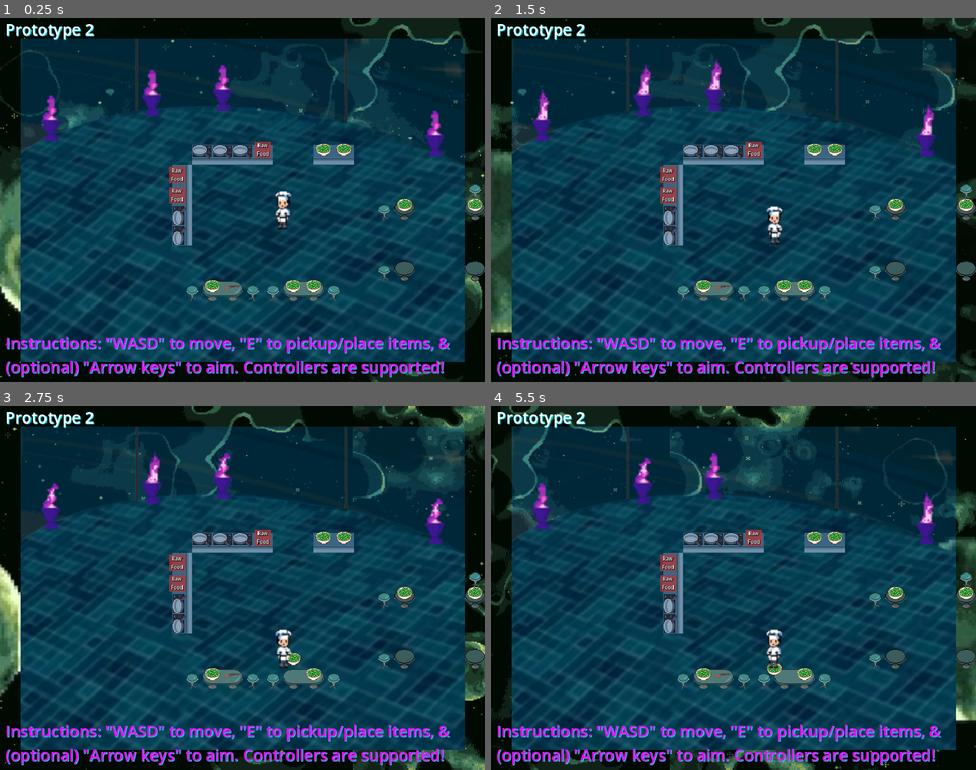
Above: before the commit, frames 1-4 (two rows, left to right).
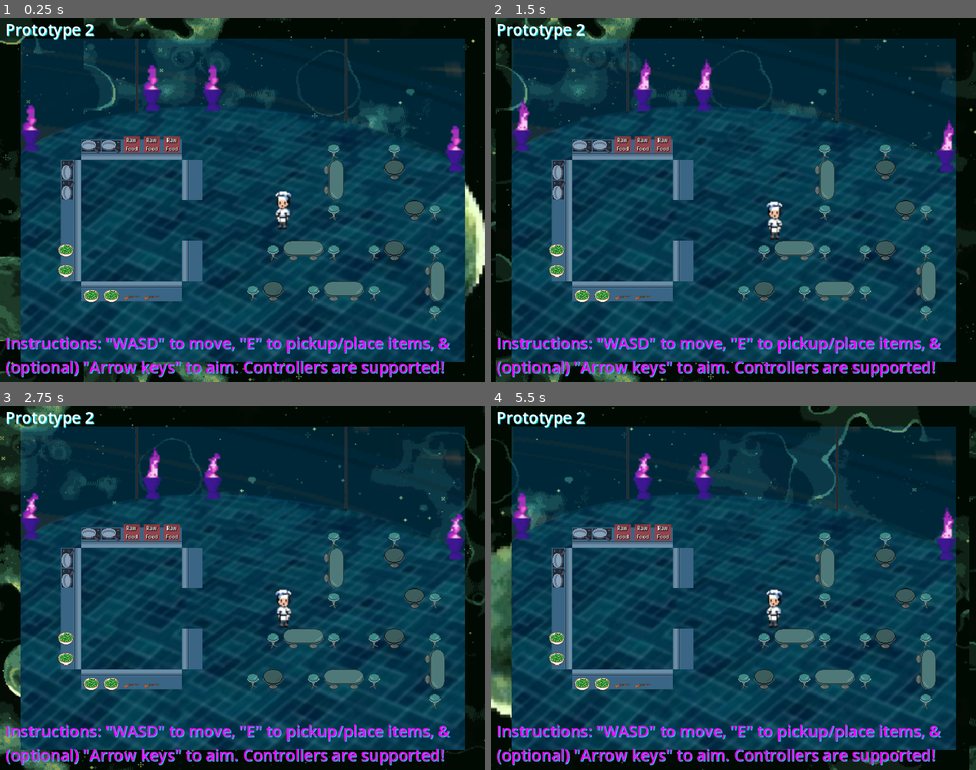
Above: after the commit, the same moments.

Repository: Alexander-Worley/Outer-Plates
Game: Godot game, scene res://Scenes/Restaurant/restaurant.tscn
Two runs of this game, one before a commit and one after it. Both use one fixed random seed, a clock stepped at 60 frames per second and the inputs below. This scene is started directly instead of the project's main scene.
Inputs:
- Up to frame 1 (0.25 s): no input
- Up to frame 2 (1.5 s): hold Right (face_right) 0.53-1.28 s; hold E (pickup) 0.53-1.28 s; hold S (down) from 1.28 s (still down); tap E (pickup) at 1.35 s
- Up to frame 3 (2.75 s): release S (down) at 2.03 s; hold Right (face_right) from 2.03 s (still down); hold E (pickup) from 2.03 s (still down)
- Up to frame 4 (5.5 s): release Right (face_right) at 2.78 s; release E (pickup) at 2.78 s; hold Up (face_up) 2.78-3.53 s; tap E (pickup) at 2.85, 4.35 s; hold E (pickup) 3.53-4.28 s; hold Left (face_left) 3.53-5.03 s; hold S (down) from 5.03 s (still down); hold E (pickup) from 5.03 s (still down)

The runs differ from the first frame. In frame 1, 20% of the frame differs, in the area x 0-100%, y 0-100%; in frame 2, 20%; in frame 3, 21%; in frame 4, 21%.

Commit message:
Reorganized Main Restaurant

Diff:
--- a/DevScenes/Alexander/Alexander.tscn
+++ b/DevScenes/Alexander/Alexander.tscn
@@ -7,7 +7,7 @@
 [node name="Alexander" type="Node2D"]
 
 [node name="Background" parent="." instance=ExtResource("1_1fft2")]
-scroll_offset = Vector2(-40992, 0)
+scroll_offset = Vector2(-41209.2, 0)
 Planet = "Green Planet"
 
 [node name="Alexander" type="Label" parent="Background"]
--- a/DevScenes/DevMenu.tscn
+++ b/DevScenes/DevMenu.tscn
@@ -32,8 +32,8 @@
 script = SubResource("GDScript_meghy")
 
 [node name="BG" type="ColorRect" parent="."]
-offset_right = 1152.0
-offset_bottom = 648.0
+offset_right = 768.0
+offset_bottom = 576.0
 color = Color(1, 1, 1, 0.498039)
 
 [node name="Main Menu" type="Button" parent="BG"]
@@ -47,70 +47,60 @@
 
 [node name="Main Restaurant" type="Button" parent="BG"]
 layout_mode = 0
-offset_left = 256.0
-offset_top = 64.0
-offset_right = 393.0
-offset_bottom = 95.0
+offset_left = 64.0
+offset_top = 128.0
+offset_right = 275.0
+offset_bottom = 171.0
 theme_override_font_sizes/font_size = 25
 text = "Main Restaurant"
 
-[node name="Prototype 1" type="Button" parent="BG"]
+[node name="Alexander" type="Button" parent="BG"]
 layout_mode = 0
 offset_left = 512.0
 offset_top = 64.0
-offset_right = 660.0
+offset_right = 649.0
 offset_bottom = 107.0
-theme_override_font_sizes/font_size = 25
-text = "Prototype 1"
-
-[node name="Alexander" type="Button" parent="BG"]
-layout_mode = 0
-offset_left = 64.0
-offset_top = 192.0
-offset_right = 201.0
-offset_bottom = 223.0
 theme_override_font_sizes/font_size = 25
 text = "Alexander"
 
 [node name="Andreea" type="Button" parent="BG"]
 layout_mode = 0
-offset_left = 256.0
-offset_top = 192.0
-offset_right = 393.0
-offset_bottom = 223.0
+offset_left = 512.0
+offset_top = 128.0
+offset_right = 649.0
+offset_bottom = 171.0
 theme_override_font_sizes/font_size = 25
 text = "Andreea"
 
 [node name="Caitlin" type="Button" parent="BG"]
 layout_mode = 0
-offset_left = 448.0
+offset_left = 512.0
 offset_top = 192.0
-offset_right = 585.0
-offset_bottom = 223.0
+offset_right = 649.0
+offset_bottom = 235.0
 theme_override_font_sizes/font_size = 25
 text = "Caitlin"
 
 [node name="Logan" type="Button" parent="BG"]
 layout_mode = 0
-offset_left = 640.0
-offset_top = 192.0
-offset_right = 777.0
-offset_bottom = 223.0
+offset_left = 512.0
+offset_top = 256.0
+offset_right = 649.0
+offset_bottom = 299.0
 theme_override_font_sizes/font_size = 25
 text = "Logan"
 
 [node name="Matthew" type="Button" parent="BG"]
 layout_mode = 0
-offset_left = 832.0
-offset_top = 192.0
-offset_right = 969.0
-offset_bottom = 223.0
+offset_left = 512.0
+offset_top = 320.0
+offset_right = 649.0
+offset_bottom = 363.0
 theme_override_font_sizes/font_size = 25
 text = "Matthew"
 
 [connection signal="pressed" from="BG/Main Menu" to="." method="_on_main_menu_pressed"]
 [connection signal="pressed" from="BG/Main Restaurant" to="." method="_on_main_restaurant_pressed"]
-[connection signal="pressed" from="BG/Prototype 1" to="." method="_on_prototype_1_pressed"]
 [connection signal="pressed" from="BG/Alexander" to="." method="_on_alexander_pressed"]
 [connection signal="pressed" from="BG/Andreea" to="." method="_on_andreea_pressed"]
 [connection signal="pressed" from="BG/Caitlin" to="." method="_on_caitlin_pressed"]
--- a/Scenes/Restaurant/PlainSurface/plainSurface.gd
+++ b/Scenes/Restaurant/PlainSurface/plainSurface.gd
@@ -51,8 +51,9 @@
 	for i: int in originalHoldables.size():
 		# If this errors, you spawned too many holdables on one surface!
 		originalHoldables[i].position = centersOfSurface[i][0]
+		originalHoldables[i].rotation = 0
+		holdablesOnSurface[i] = originalHoldables[i]
 		centersOfSurface[i][1] = true
-		holdablesOnSurface[i] = originalHoldables[i]
 
 # Given a holdable, set it on the surface
 # Return true if successful and false if not successful
--- a/Scenes/Restaurant/restaurant.tscn
+++ b/Scenes/Restaurant/restaurant.tscn
@@ -17,7 +17,7 @@
 [node name="Environment" type="Node2D" parent="."]
 
 [node name="Background" parent="Environment" instance=ExtResource("1_t7iru")]
-scroll_offset = Vector2(-1470.65, 0)
+scroll_offset = Vector2(-201443, 0)
 Planet = "Green Planet"
 
 [node name="Prototype 2" type="Label" parent="Environment/Background"]
@@ -45,130 +45,106 @@
 [node name="Decor" type="Node2D" parent="Environment/Ambiance"]
 
 [node name="LavaLamp" parent="Environment/Ambiance/Decor" instance=ExtResource("10_f2two")]
-position = Vector2(80, 192)
+position = Vector2(48, 208)
 
 [node name="LavaLamp2" parent="Environment/Ambiance/Decor" instance=ExtResource("10_f2two")]
-position = Vector2(240, 152)
+position = Vector2(240, 144)
 
 [node name="LavaLamp3" parent="Environment/Ambiance/Decor" instance=ExtResource("10_f2two")]
-position = Vector2(352, 144)
+position = Vector2(336, 144)
 
 [node name="LavaLamp4" parent="Environment/Ambiance/Decor" instance=ExtResource("10_f2two")]
-position = Vector2(688, 216)
+position = Vector2(720, 240)
 
 [node name="Chairs" type="Node2D" parent="Environment/Ambiance"]
 
 [node name="Chair" type="Sprite2D" parent="Environment/Ambiance/Chairs"]
-position = Vector2(304, 432)
+position = Vector2(432, 368)
 texture = ExtResource("4_uo0mj")
 
 [node name="Chair2" type="Sprite2D" parent="Environment/Ambiance/Chairs"]
+position = Vector2(496, 432)
+texture = ExtResource("4_uo0mj")
+
+[node name="Chair3" type="Sprite2D" parent="Environment/Ambiance/Chairs"]
+position = Vector2(400, 432)
+texture = ExtResource("4_uo0mj")
+
+[node name="Chair4" type="Sprite2D" parent="Environment/Ambiance/Chairs"]
+position = Vector2(592, 368)
+texture = ExtResource("4_uo0mj")
+
+[node name="Chair5" type="Sprite2D" parent="Environment/Ambiance/Chairs"]
+position = Vector2(624, 208)
+texture = ExtResource("4_uo0mj")
+
+[node name="Chair6" type="Sprite2D" parent="Environment/Ambiance/Chairs"]
+position = Vector2(528, 208)
+texture = ExtResource("4_uo0mj")
+
+[node name="Chair9" type="Sprite2D" parent="Environment/Ambiance/Chairs"]
+position = Vector2(688, 368)
+texture = ExtResource("4_uo0mj")
+
+[node name="Chair7" type="Sprite2D" parent="Environment/Ambiance/Chairs"]
+position = Vector2(528, 304)
+texture = ExtResource("4_uo0mj")
+flip_h = true
+
+[node name="Chair8" type="Sprite2D" parent="Environment/Ambiance/Chairs"]
+position = Vector2(688, 464)
+texture = ExtResource("4_uo0mj")
+flip_h = true
+
+[node name="Chair10" type="Sprite2D" parent="Environment/Ambiance/Chairs"]
+position = Vector2(688, 304)
+texture = ExtResource("4_uo0mj")
+flip_h = true
+
+[node name="Chair11" type="Sprite2D" parent="Environment/Ambiance/Chairs"]
+position = Vector2(592, 432)
+texture = ExtResource("4_uo0mj")
+flip_h = true
+
+[node name="Chair12" type="Sprite2D" parent="Environment/Ambiance/Chairs"]
+position = Vector2(528, 368)
+texture = ExtResource("4_uo0mj")
+flip_h = true
+
+[node name="Surfaces" type="Node2D" parent="."]
+
+[node name="Tables" type="Node2D" parent="Surfaces"]
+
+[node name="Table" parent="Surfaces/Tables" instance=ExtResource("4_jgfwf")]
+position = Vector2(624, 368)
+
+[node name="Table2" parent="Surfaces/Tables" instance=ExtResource("4_jgfwf")]
 position = Vector2(432, 432)
-texture = ExtResource("4_uo0mj")
-
-[node name="Chair3" type="Sprite2D" parent="Environment/Ambiance/Chairs"]
-position = Vector2(608, 400)
-texture = ExtResource("4_uo0mj")
-
-[node name="Chair4" type="Sprite2D" parent="Environment/Ambiance/Chairs"]
-position = Vector2(608, 304)
-texture = ExtResource("4_uo0mj")
-
-[node name="Chair5" type="Sprite2D" parent="Environment/Ambiance/Chairs"]
-position = Vector2(752, 272)
-texture = ExtResource("4_uo0mj")
-
-[node name="Chair6" type="Sprite2D" parent="Environment/Ambiance/Chairs"]
-position = Vector2(880, 240)
-texture = ExtResource("4_uo0mj")
-
-[node name="Chair9" type="Sprite2D" parent="Environment/Ambiance/Chairs"]
-position = Vector2(848, 368)
-texture = ExtResource("4_uo0mj")
-
-[node name="Chair7" type="Sprite2D" parent="Environment/Ambiance/Chairs"]
-position = Vector2(880, 336)
-texture = ExtResource("4_uo0mj")
-flip_h = true
-
-[node name="Chair8" type="Sprite2D" parent="Environment/Ambiance/Chairs"]
-position = Vector2(848, 464)
-texture = ExtResource("4_uo0mj")
-flip_h = true
-
-[node name="Chair10" type="Sprite2D" parent="Environment/Ambiance/Chairs"]
-position = Vector2(784, 400)
-texture = ExtResource("4_uo0mj")
-flip_h = true
-
-[node name="Chair11" type="Sprite2D" parent="Environment/Ambiance/Chairs"]
-position = Vector2(528, 432)
-texture = ExtResource("4_uo0mj")
-flip_h = true
-
-[node name="Chair12" type="Sprite2D" parent="Environment/Ambiance/Chairs"]
-position = Vector2(400, 432)
-texture = ExtResource("4_uo0mj")
-flip_h = true
-
-[node name="Surfaces" type="Node2D" parent="."]
-
-[node name="Tables" type="Node2D" parent="Surfaces"]
-
-[node name="Table" parent="Surfaces/Tables" instance=ExtResource("4_jgfwf")]
-position = Vector2(640, 304)
-
-[node name="TestFood" parent="Surfaces/Tables/Table" instance=ExtResource("3_d20ud")]
-position = Vector2(0, -8)
-
-[node name="Table2" parent="Surfaces/Tables" instance=ExtResource("4_jgfwf")]
-position = Vector2(640, 400)
 
 [node name="Table3" parent="Surfaces/Tables" instance=ExtResource("4_jgfwf")]
-position = Vector2(752, 304)
-
-[node name="TestFood" parent="Surfaces/Tables/Table3" instance=ExtResource("3_d20ud")]
-position = Vector2(0, -8)
+position = Vector2(624, 240)
 
 [node name="Table4" parent="Surfaces/Tables" instance=ExtResource("4_jgfwf")]
-position = Vector2(752, 400)
+position = Vector2(656, 304)
 
 [node name="Table5" parent="Surfaces/Tables" instance=ExtResource("4_jgfwf")]
-position = Vector2(352, 432)
+position = Vector2(480, 368)
 width = 2
 texture = ExtResource("7_4r5b2")
 
-[node name="TestFood" parent="Surfaces/Tables/Table5" instance=ExtResource("3_d20ud")]
-position = Vector2(-16, -8)
-
-[node name="TestWeapon" parent="Surfaces/Tables/Table5" instance=ExtResource("6_0lq2q")]
-position = Vector2(16, -8)
-
 [node name="Table6" parent="Surfaces/Tables" instance=ExtResource("4_jgfwf")]
-position = Vector2(480, 432)
+position = Vector2(544, 432)
 width = 2
 texture = ExtResource("7_4r5b2")
 
-[node name="TestFood" parent="Surfaces/Tables/Table6" instance=ExtResource("3_d20ud")]
-position = Vector2(-16, -8)
-
-[node name="TestFood2" parent="Surfaces/Tables/Table6" instance=ExtResource("3_d20ud")]
-position = Vector2(16, -8)
-
 [node name="Table7" parent="Surfaces/Tables" instance=ExtResource("4_jgfwf")]
-position = Vector2(848, 416)
+position = Vector2(688, 416)
 direction = 1
 height = 2
 texture = ExtResource("7_4r5b2")
 
-[node name="TestFood" parent="Surfaces/Tables/Table7" instance=ExtResource("3_d20ud")]
-position = Vector2(8, -16)
-
-[node name="TestWeapon" parent="Surfaces/Tables/Table7" instance=ExtResource("6_0lq2q")]
-position = Vector2(8, 16)
-
 [node name="Table8" parent="Surfaces/Tables" instance=ExtResource("4_jgfwf")]
-position = Vector2(880, 288)
+position = Vector2(528, 256)
 direction = 1
 height = 2
 texture = ExtResource("7_4r5b2")
@@ -176,60 +152,124 @@
 [node name="Counters" type="Node2D" parent="Surfaces"]
 
 [node name="Counter" parent="Surfaces/Counters" instance=ExtResource("4_jgfwf")]
-position = Vector2(416, 216)
+position = Vector2(240, 208)
 texture = ExtResource("5_rtq4x")
 
 [node name="TestFoodForStove" parent="Surfaces/Counters/Counter" instance=ExtResource("6_uutht")]
 position = Vector2(0, -8)
 
+[node name="Counter2" parent="Surfaces/Counters" instance=ExtResource("4_jgfwf")]
+position = Vector2(272, 208)
+texture = ExtResource("5_rtq4x")
+
+[node name="TestFoodForStove" parent="Surfaces/Counters/Counter2" instance=ExtResource("6_uutht")]
+position = Vector2(0, -8)
+
 [node name="Counter3" parent="Surfaces/Counters" instance=ExtResource("4_jgfwf")]
-position = Vector2(512, 216)
+position = Vector2(144, 432)
+direction = 2
 texture = ExtResource("5_rtq4x")
 
 [node name="TestFood" parent="Surfaces/Counters/Counter3" instance=ExtResource("3_d20ud")]
+position = Vector2(0, 8)
+
+[node name="Counter16" parent="Surfaces/Counters" instance=ExtResource("4_jgfwf")]
+position = Vector2(112, 368)
+direction = 3
+texture = ExtResource("5_rtq4x")
+
+[node name="TestFood" parent="Surfaces/Counters/Counter16" instance=ExtResource("3_d20ud")]
+position = Vector2(-8, 0)
+
+[node name="Counter17" parent="Surfaces/Counters" instance=ExtResource("4_jgfwf")]
+position = Vector2(112, 400)
+direction = 3
+texture = ExtResource("5_rtq4x")
+
+[node name="TestFood" parent="Surfaces/Counters/Counter17" instance=ExtResource("3_d20ud")]
+position = Vector2(-8, 0)
+
+[node name="Counter4" parent="Surfaces/Counters" instance=ExtResource("4_jgfwf")]
+position = Vector2(176, 432)
+direction = 2
+texture = ExtResource("5_rtq4x")
+
+[node name="TestFood" parent="Surfaces/Counters/Counter4" instance=ExtResource("3_d20ud")]
+position = Vector2(0, 8)
+
+[node name="Counter6" parent="Surfaces/Counters" instance=ExtResource("4_jgfwf")]
+position = Vector2(112, 304)
+direction = 3
+texture = ExtResource("5_rtq4x")
+
+[node name="Counter15" parent="Surfaces/Counters" instance=ExtResource("4_jgfwf")]
+position = Vector2(112, 336)
+direction = 3
+texture = ExtResource("5_rtq4x")
+
+[node name="Counter8" parent="Surfaces/Counters" instance=ExtResource("4_jgfwf")]
+position = Vector2(208, 432)
+direction = 2
+texture = ExtResource("5_rtq4x")
+
+[node name="TestWeapon" parent="Surfaces/Counters/Counter8" instance=ExtResource("9_3ncmo")]
+position = Vector2(0, 8)
+
+[node name="Counter9" parent="Surfaces/Counters" instance=ExtResource("4_jgfwf")]
+position = Vector2(240, 432)
+direction = 2
+texture = ExtResource("5_rtq4x")
+
+[node name="TestWeapon" parent="Surfaces/Counters/Counter9" instance=ExtResource("9_3ncmo")]
+position = Vector2(0, 8)
+
+[node name="Counter10" parent="Surfaces/Counters" instance=ExtResource("4_jgfwf")]
+position = Vector2(272, 432)
+direction = 2
+texture = ExtResource("5_rtq4x")
+
+[node name="Counter11" parent="Surfaces/Counters" instance=ExtResource("4_jgfwf")]
+position = Vector2(304, 400)
+direction = 1
+texture = ExtResource("5_rtq4x")
+
+[node name="Counter14" parent="Surfaces/Counters" instance=ExtResource("4_jgfwf")]
+position = Vector2(304, 368)
+direction = 1
+texture = ExtResource("5_rtq4x")
+
+[node name="Counter12" parent="Surfaces/Counters" instance=ExtResource("4_jgfwf")]
+position = Vector2(304, 240)
+direction = 1
+texture = ExtResource("5_rtq4x")
+
+[node name="Counter13" parent="Surfaces/Counters" instance=ExtResource("4_jgfwf")]
+position = Vector2(304, 272)
+direction = 1
+texture = ExtResource("5_rtq4x")
+
+[node name="Counter7" parent="Surfaces/Counters" instance=ExtResource("4_jgfwf")]
+position = Vector2(208, 208)
+texture = ExtResource("5_rtq4x")
+
+[node name="TestFoodForStove" parent="Surfaces/Counters/Counter7" instance=ExtResource("6_uutht")]
 position = Vector2(0, -8)
 
-[node name="Counter4" parent="Surfaces/Counters" instance=ExtResource("4_jgfwf")]
-position = Vector2(544, 216)
-texture = ExtResource("5_rtq4x")
-
-[node name="TestFood" parent="Surfaces/Counters/Counter4" instance=ExtResource("3_d20ud")]
-position = Vector2(0, -8)
-
-[node name="Counter6" parent="Surfaces/Counters" instance=ExtResource("4_jgfwf")]
-position = Vector2(288, 280)
-direction = 3
-texture = ExtResource("5_rtq4x")
-
-[node name="TestFoodForStove" parent="Surfaces/Counters/Counter6" instance=ExtResource("6_uutht")]
-position = Vector2(-8, 0)
-
-[node name="Counter7" parent="Surfaces/Counters" instance=ExtResource("4_jgfwf")]
-position = Vector2(288, 248)
-direction = 3
-texture = ExtResource("5_rtq4x")
-
-[node name="TestFoodForStove" parent="Surfaces/Counters/Counter7" instance=ExtResource("6_uutht")]
-position = Vector2(-8, 0)
-
 [node name="Stoves" type="Node2D" parent="Surfaces"]
 
 [node name="Stove" parent="Surfaces/Stoves" instance=ExtResource("4_x3u6a")]
-position = Vector2(288, 344)
+position = Vector2(112, 272)
 direction = 3
 texture = ExtResource("5_rtq4x")
 
 [node name="Stove3" parent="Surfaces/Stoves" instance=ExtResource("4_x3u6a")]
-position = Vector2(352, 216)
-
-[node name="Stove4" parent="Surfaces/Stoves" instance=ExtResource("4_x3u6a")]
-position = Vector2(320, 216)
+position = Vector2(144, 208)
 
 [node name="Stove5" parent="Surfaces/Stoves" instance=ExtResource("4_x3u6a")]
-position = Vector2(384, 216)
+position = Vector2(176, 208)
 
 [node name="Stove6" parent="Surfaces/Stoves" instance=ExtResource("4_x3u6a")]
-position = Vector2(288, 312)
+position = Vector2(112, 240)
 direction = 3
 
 [node name="Players" type="Node2D" parent="."]
Not shown: 1 places in Scenes/Restaurant/restaurant.tscn that only renumber resources
